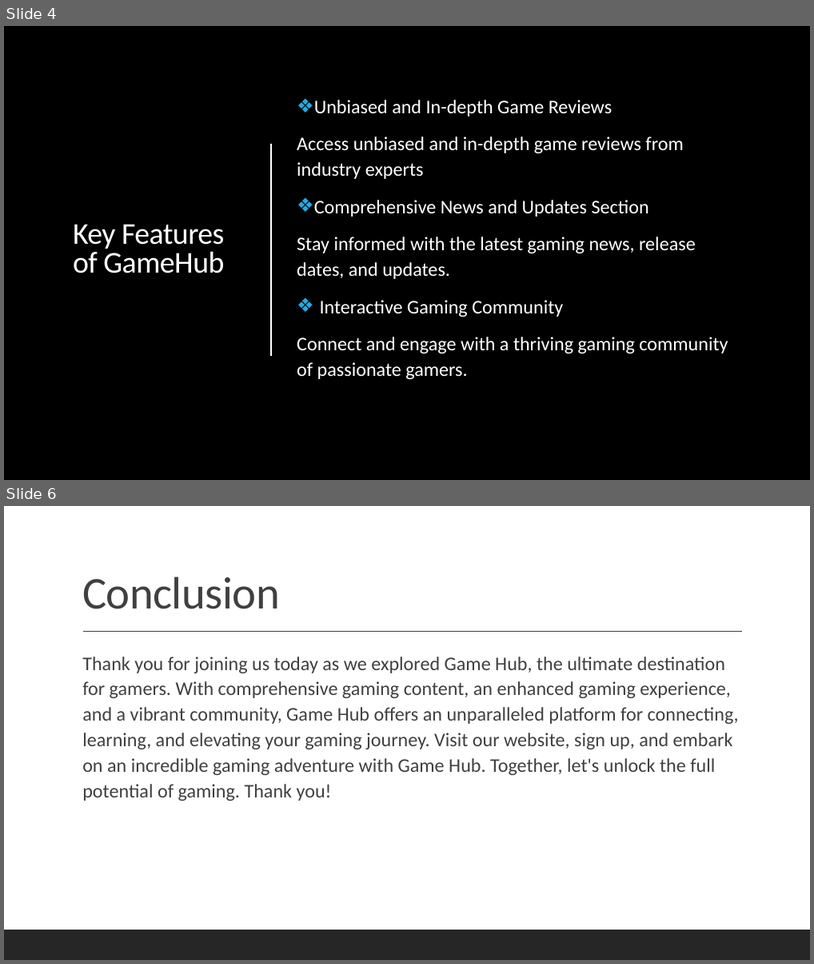
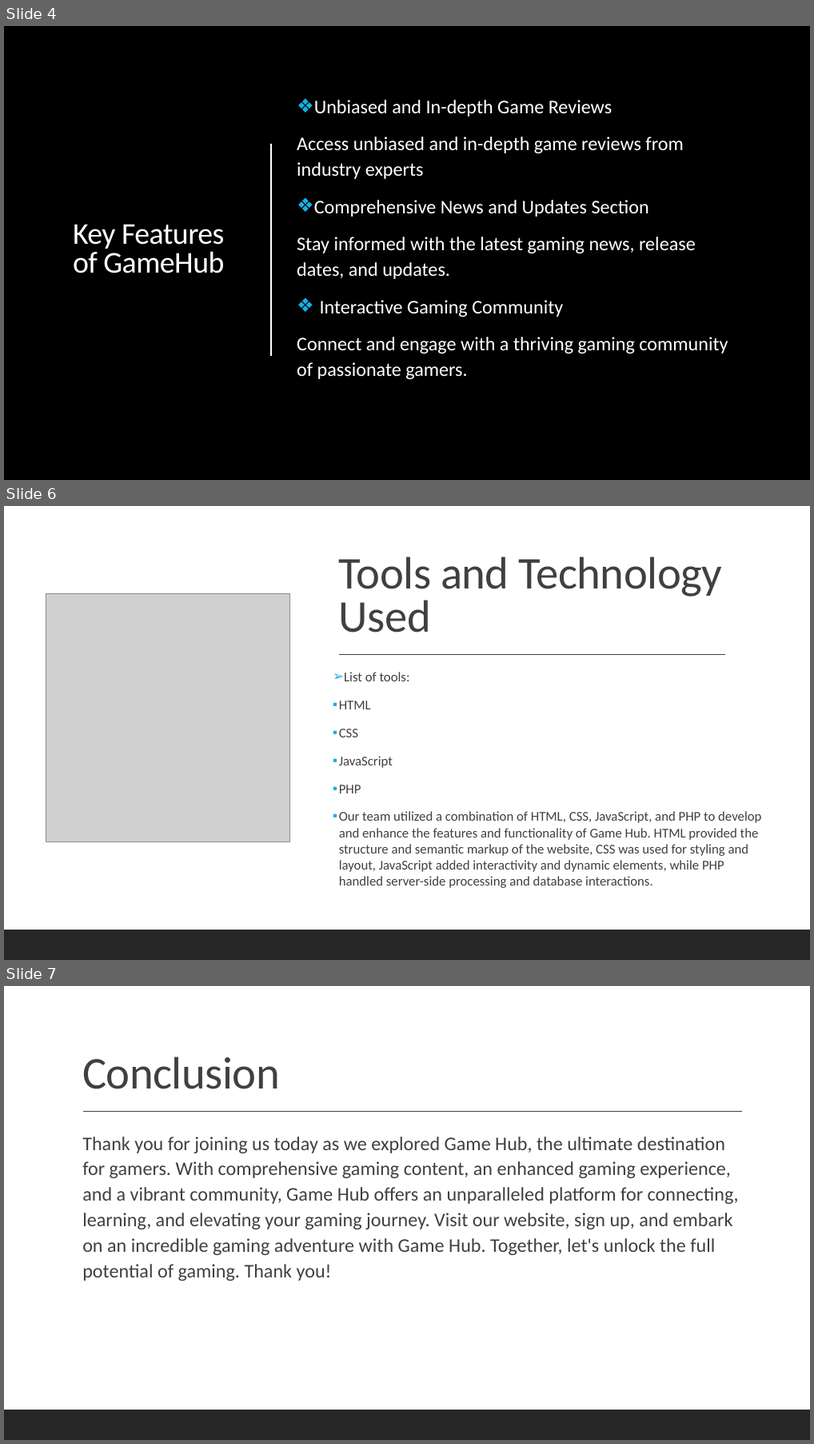
Before and after one commit to namelesskid36/GameBlogs, a slide deck: Game Hub.pptx. Shown one above the other, each under a label of ours: slides 4 and 6 before the commit, slides 4, 6 and 7 after it; the slides between them are not shown. The pictures are 814x964 and 814x1444 pixels, drawn with LibreOffice and Linux fonts; fonts in the diff are those of the drawing; grey boxes stand for pictures; background and template pictures are left out. Boxes give left, top, right and bottom in pixels: in the first picture for what was removed or moved away, otherwise in the second. Text is boxed around its words. In the diff, an @@ line names an element or a change of style, - is before the commit and + after.

```diff
--- a/Game Hub.pptx
+++ b/Game Hub.pptx
@@ slide 6 added at <box>4,506,810,960</box>, background #FFFFFF @@
@@ rectangle added at <box>4,506,810,960</box>, fill #FFFFFF @@
@@ title added at <box>339,556,723,632</box>, 54 pt, text #404040 @@
+Tools and Technology Used
@@ picture added at <box>46,594,290,842</box> @@
@@ line added from (339, 655) to (726, 655), #404040 1 pt @@
@@ text added at <box>339,672,762,888</box>, 16 pt, text #404040 @@
+➢ List of tools:
+▪ HTML
+▪ CSS
+▪ JavaScript
+▪ PHP
+▪ Our team utilized a combination of HTML, CSS, JavaScript, and PHP to develop and enhance the features and functionality of Game Hub. HTML provided the structure and semantic markup of the website, CSS was used for styling and layout, JavaScript added interactivity and dynamic elements, while PHP handled server-side processing and database interactions.
@@ rectangle added at <box>4,929,810,960</box>, fill #262626 @@
@@ what was slide 6 is now slide 7 @@
```
Also in this commit, not shown: 1 slide changed.
